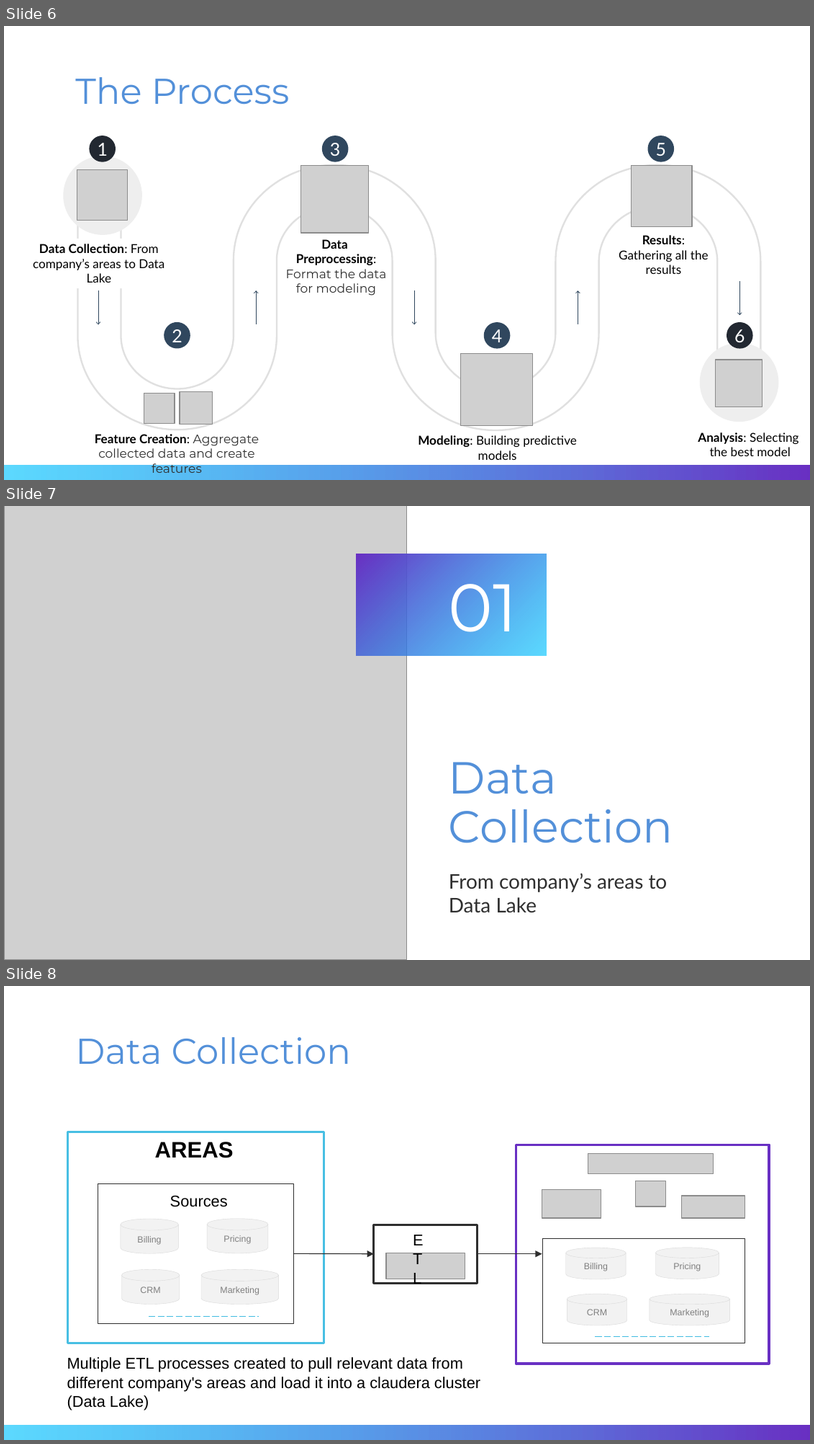
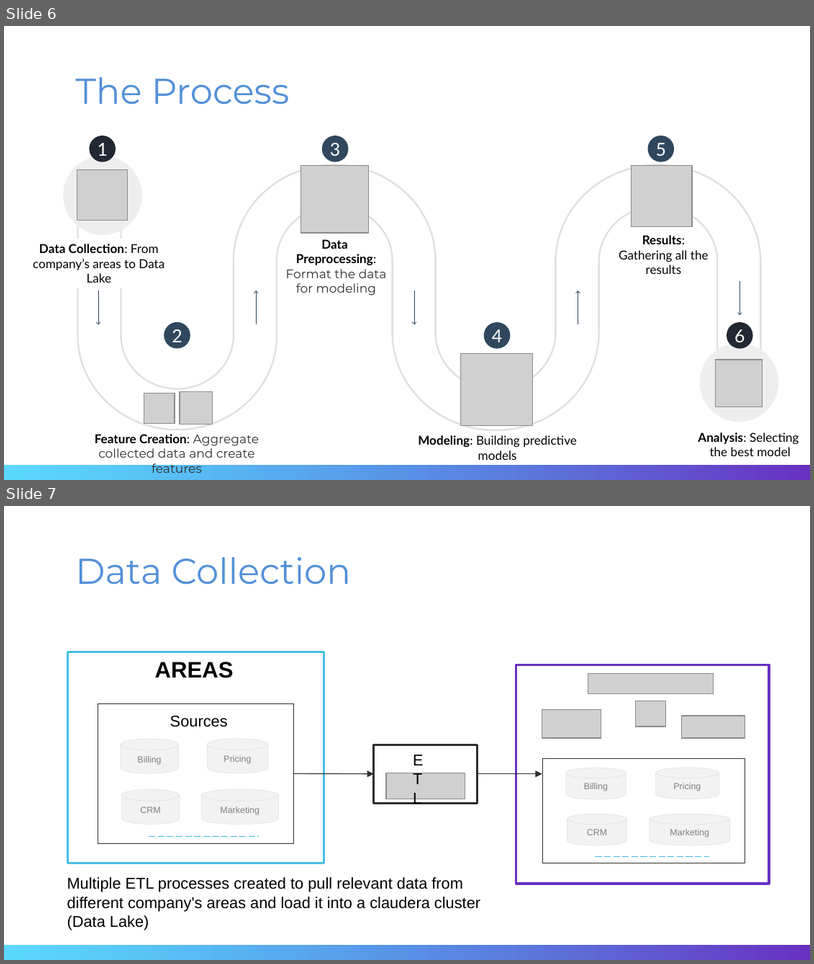
Before and after one commit to ViDurand/ChurnPrediction_EnergyCompany, a slide deck: Writing/Slides/Slides_Durand_Azimedem.pptx. Shown one above the other, each under a label of ours: slides 6, 7 and 8 before the commit, slides 6 and 7 after it. The pictures are 814x1444 and 814x964 pixels, drawn with LibreOffice and Linux fonts; fonts in the diff are those of the drawing; grey boxes stand for pictures. Boxes give left, top, right and bottom in pixels: in the first picture for what was removed or moved away, otherwise in the second. Text is boxed around its words. In the diff, an @@ line names an element or a change of style, - is before the commit and + after.

```diff
--- a/Writing/Slides/Slides_Durand_Azimedem.pptx
+++ b/Writing/Slides/Slides_Durand_Azimedem.pptx
@@ slide 7 removed at bbox=[4, 506, 810, 960], background #FFFFFF @@
@@ picture removed at bbox=[4, 506, 406, 959] @@
@@ rectangle removed at bbox=[356, 554, 547, 655] @@
@@ title removed at bbox=[449, 566, 517, 632] @@
-01
@@ title removed at bbox=[449, 762, 674, 843] @@
-Data Collection
@@ subtitle removed at bbox=[449, 872, 668, 912] @@
-From company’s areas to Data Lake
@@ what was slide 8 is now slide 7 @@
```
Also in this commit, not shown: 2 slides changed, 4 other slides removed, 17 other files.
